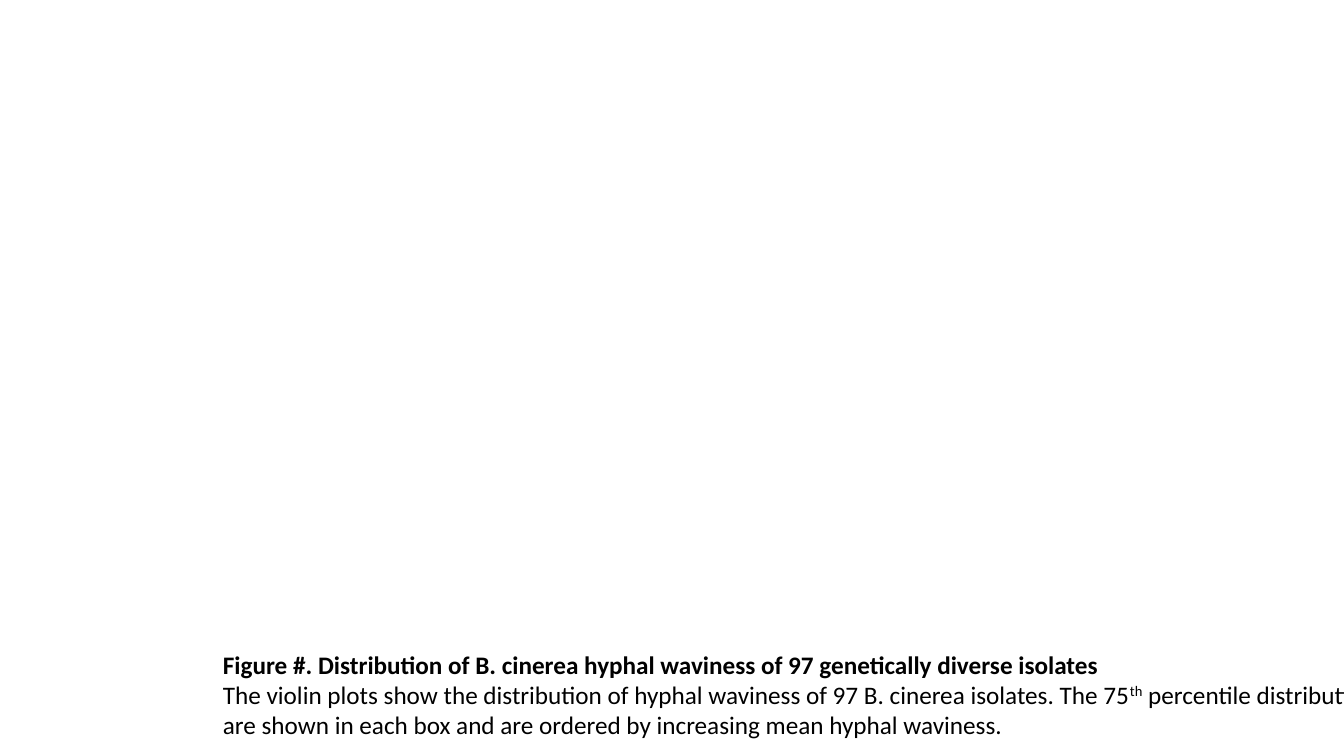
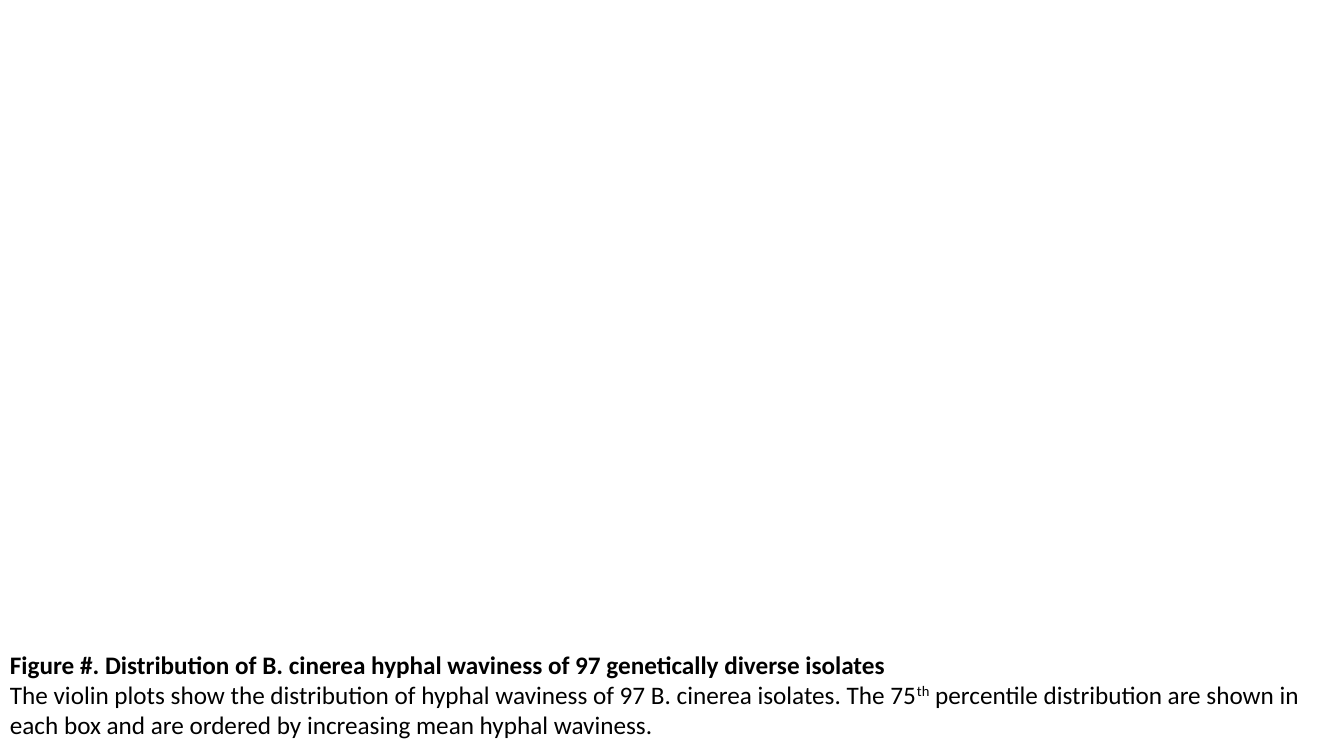
Before and after one commit to JosueVega/Hwaviness, a slide deck: slide 4 of paper/HWavinessGraphs_Figs_Capt.pptx. Drawn at 1344x756 pixels with LibreOffice and Linux fonts; fonts in the diff are those of the drawing; background and template pictures are left out. Boxes give left, top, right and bottom in pixels: in the first picture for what was removed or moved away, otherwise in the second. Text is boxed around its words. In the diff, an @@ line names an element or a change of style, - is before the commit and + after.

```diff
--- a/paper/HWavinessGraphs_Figs_Capt.pptx
+++ b/paper/HWavinessGraphs_Figs_Capt.pptx
@@ text "Figure #. Distribution of B. ..." rewrapped from bbox=[223, 656, 1251, 739] to bbox=[10, 656, 1299, 739] @@
```
Also in this commit, not shown: 3 other slides changed, 5 slides added, 6 slides removed, 7 other files.
